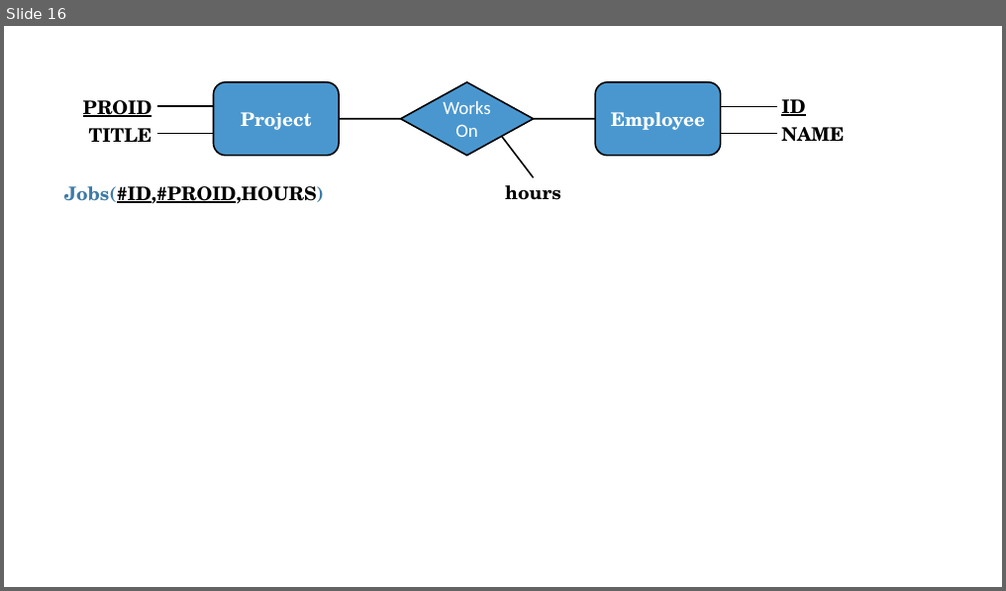
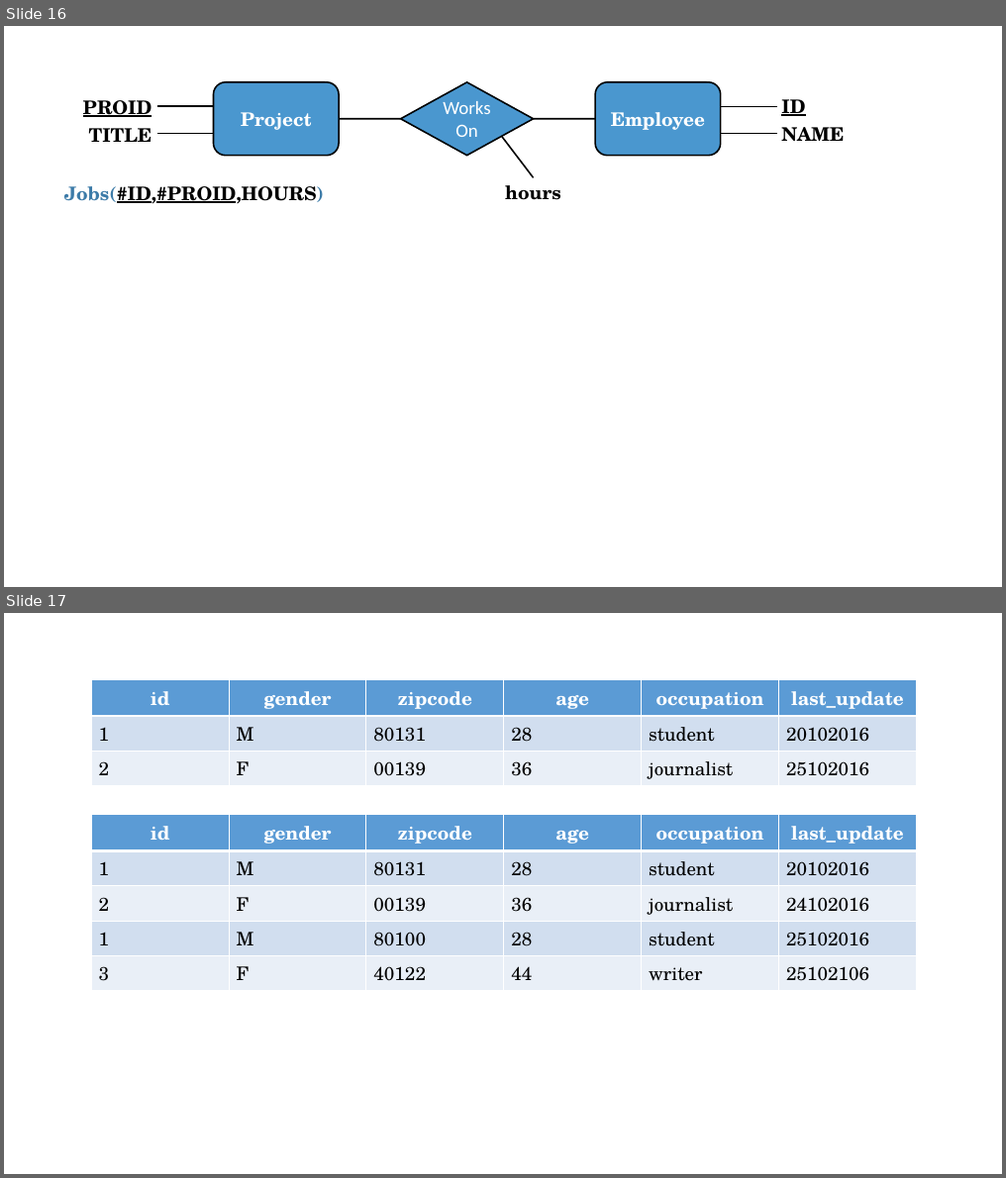
Before and after one commit to MarioCatuogno/Mappr.it, a slide deck: graphics/pp_figures.pptx. Shown one above the other, each under a label of ours: slide 16 before the commit, slides 16 and 17 after it. The pictures are 1006x591 and 1006x1178 pixels, drawn with LibreOffice and Linux fonts; fonts in the diff are those of the drawing. Boxes give left, top, right and bottom in pixels: in the first picture for what was removed or moved away, otherwise in the second. Text is boxed around its words. In the diff, an @@ line names an element or a change of style, - is before the commit and + after.

```diff
--- a/graphics/pp_figures.pptx
+++ b/graphics/pp_figures.pptx
@@ slide 17 added at (4, 613, 1002, 1174), background #FFFFFF @@
@@ table added at (91, 679, 918, 783), 3 rows, 6 columns @@
+id | gender | zipcode | age | occupation | last_update
+1 | M | 80131 | 28 | student | 20102016
+2 | F | 00139 | 36 | journalist | 25102016
@@ table added at (91, 815, 918, 985), 5 rows, 6 columns @@
+id | gender | zipcode | age | occupation | last_update
+1 | M | 80131 | 28 | student | 20102016
+2 | F | 00139 | 36 | journalist | 24102016
+1 | M | 80100 | 28 | student | 25102016
+3 | F | 40122 | 44 | writer | 25102106
```
Also in this commit, not shown: 1 slide removed, 2 other files.
